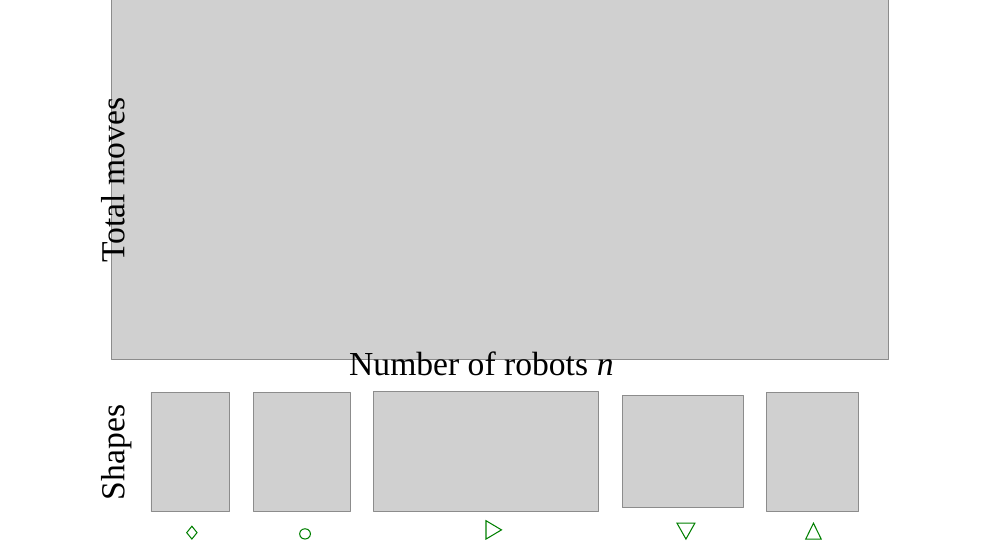
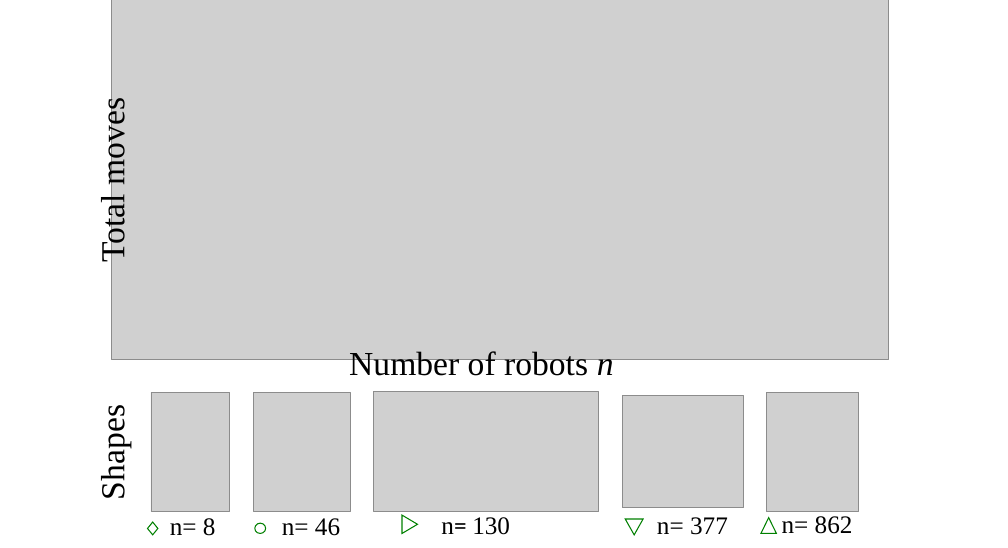
Before and after one commit to aabecker/SwarmPublications, a slide deck: slide 1 of RA-L/pictures/pdf/5diagramsplots2.pptx. Drawn at 1008x548 pixels with LibreOffice and Linux fonts; fonts in the diff are those of the drawing; grey boxes stand for pictures. Boxes give left, top, right and bottom in pixels: in the first picture for what was removed or moved away, otherwise in the second. Text is boxed around its words. In the diff, an @@ line names an element or a change of style, - is before the commit and + after.

```diff
--- a/RA-L/pictures/pdf/5diagramsplots2.pptx
+++ b/RA-L/pictures/pdf/5diagramsplots2.pptx
@@ diamond: place and size @@
-diamond at (187, 526, 197, 539)
+diamond at (147, 523, 158, 535)
@@ text added at (170, 518, 216, 536), 24 pt, text #000000 @@
+n= 8
@@ ellipse: place and size @@
-ellipse at (299, 529, 310, 540)
+ellipse at (255, 523, 265, 534)
@@ text added at (282, 518, 340, 536), 24 pt, text #000000 @@
+n= 46
@@ triangle: place and size @@
-triangle at (486, 521, 501, 539)
+triangle at (402, 515, 417, 533)
@@ text added at (441, 517, 510, 535), 24 pt, text #000000 @@
+n= 130
@@ triangle: place and size @@
-triangle at (678, 523, 696, 539)
+triangle at (625, 520, 644, 535)
@@ text added at (657, 517, 728, 535), 24 pt, text #000000 @@
+n= 377
@@ triangle: place and size @@
-triangle at (806, 523, 821, 539)
+triangle at (761, 518, 777, 534)
@@ text added at (782, 516, 853, 534), 24 pt, text #000000 @@
+n= 862
```
Also in this commit, not shown: 5 other files.
